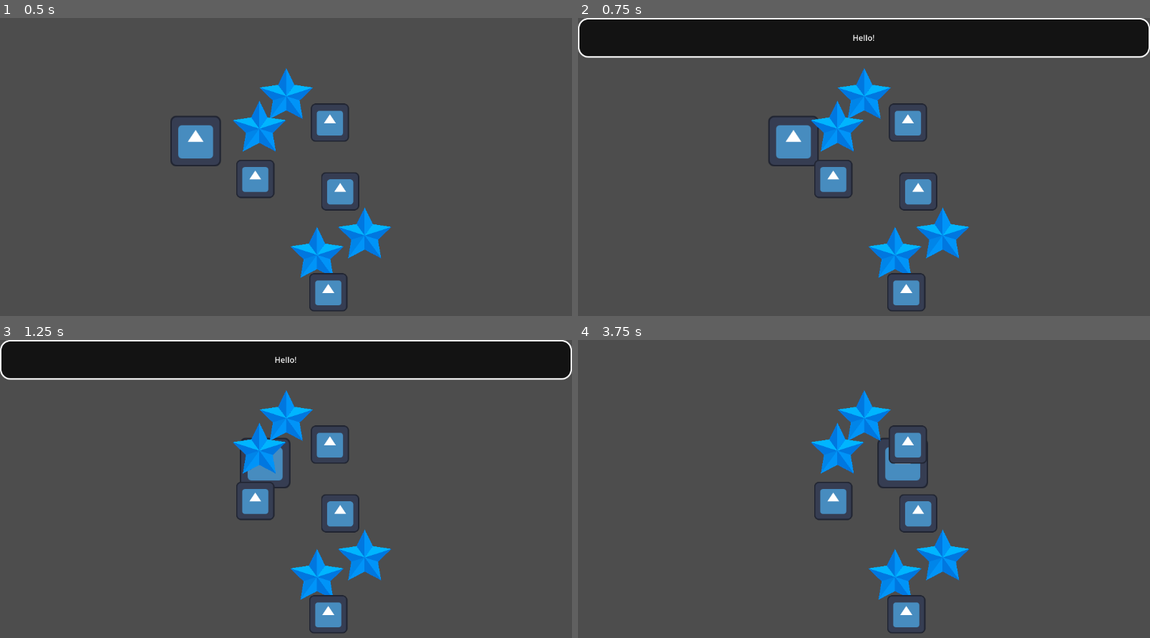
Above: before the commit, frames 1-4 (two rows, left to right).
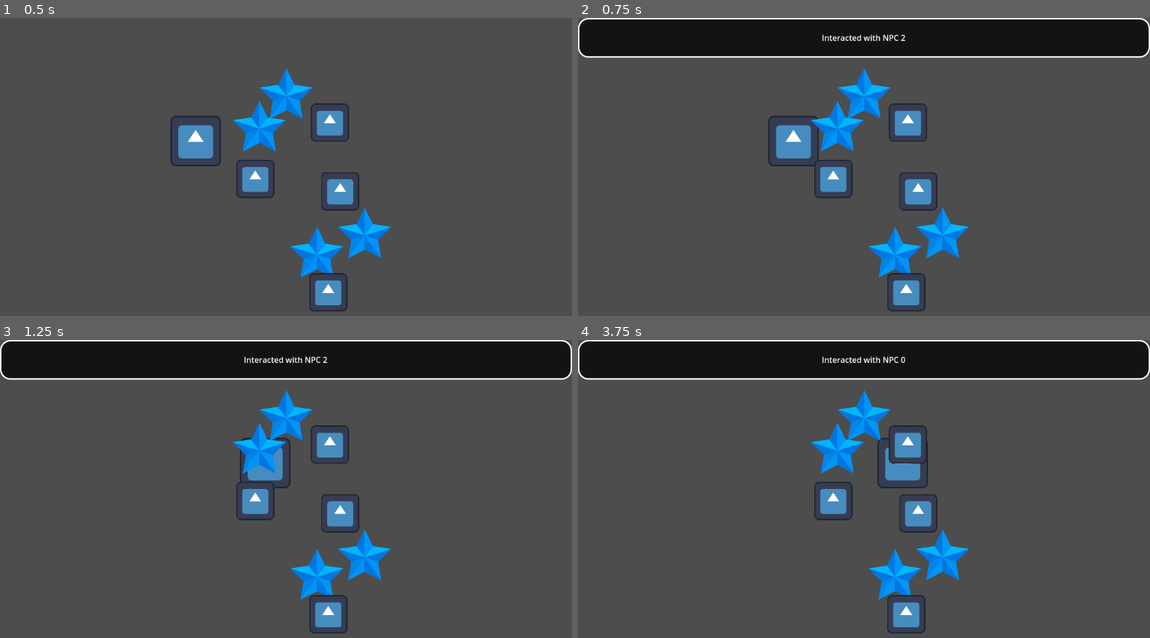
Above: after the commit, the same moments.

Repository: pranshujin/ECS-179-Final-Project
Game: Godot game, scene res://scenes/main.tscn
Same seed, same stepped clock (60 frames per second), same inputs: the game is played once before the commit and once after it. The engine's default icon, where the game draws it, is replaced by a stand-in: a white triangle on a blue panel in a dark square.
Inputs:
- Up to frame 1 (0.5 s): no input
- Up to frame 2 (0.75 s): tap Enter at 0.5 s; hold D (move_right) from 0.53 s (still down); tap E (interact) at 0.6 s
- Up to frame 3 (1.25 s): keep holding D (move_right)
- Up to frame 4 (3.75 s): release D (move_right) at 1.28 s; hold S (move_down) 1.28-2.03 s; tap E (interact) every 0.75 s from 1.35 to 3.6 s; hold D (move_right) 2.03-2.78 s; hold W (move_up) 2.78-3.53 s; hold A (move_left) from 3.53 s (still down)

Frame 1 is identical in both runs. In frame 2, 0.2% of the frame differs, in the area x 42-58%, y 5-8%; in frame 3, 0.2%; in frame 4, 13%, in the area x 0-100%, y 0-14%.

Commit message:
task complete: Implemented Godot TCP client, NPC interaction messaging, server response handling, Communication flow chart, basic message passing, and CiF testing

Diff:
--- a/godot/scenes/Main.gd
+++ b/godot/scenes/Main.gd
@@ -11,6 +11,7 @@
 var npc_scene := preload("res://scenes/NPC.tscn")
 
 var client := StreamPeerTCP.new()
+var sent_identification := false
 
 
 func _ready() -> void:
@@ -19,11 +20,65 @@
 	generate_landmarks()
 	spawn_npcs_near_landmarks()
 	connect_to_server()
+	set_process(true)
+
+
+func connect_to_server():
+	var err = client.connect_to_host("127.0.0.1", 9000)
+	if err != OK:
+		print("Could not connect to server:", err)
+		return
+
+	print("Godot connected to Node server!")
+
+
+func _process(delta):
+	client.poll()
+
+	if client.get_status() == StreamPeerTCP.STATUS_CONNECTED and not sent_identification:
+		print("Sending identification: GODOT")
+		client.put_data("GODOT\n".to_utf8_buffer())
+		sent_identification = true
+
+	if client.get_available_bytes() > 0:
+		var msg = client.get_utf8_string(client.get_available_bytes())
+		print("Received from server:", msg)
+		show_interaction_text(msg)
+
+	# --- OLD INTERACTION LOGIC (kept as comments as requested) ---
+	# if Input.is_action_just_pressed("interact"):
+	#	for i in range(npcs.size()):
+	#		var npc = npcs[i]
+	#		if player.position.distance_to(npc.position) < 200:
+	#			send_npc_interaction(i)
+	#			show_interaction_text("Interacted with NPC " + str(i))
+	#			break
+
+
+	if Input.is_action_just_pressed("interact"):
+		var closest_id := -1
+		var closest_dist := INF
+
+		for i in range(npcs.size()):
+			var dist = player.global_position.distance_to(npcs[i].global_position)
+			if dist < closest_dist:
+				closest_dist = dist
+				closest_id = i
+
+		if closest_dist < 200:
+			send_npc_interaction(closest_id)
+			show_interaction_text("Interacted with NPC " + str(closest_id))
+
+
+func send_npc_interaction(npc_id: int):
+	if client.get_status() == StreamPeerTCP.STATUS_CONNECTED:
+		var payload := "INTERACT:" + str(npc_id) + "\n"
+		client.put_data(payload.to_utf8_buffer())
+		print("Sent:", payload)
 
 
 func _style_interaction_label() -> void:
 	interaction_label.visible = false
-
 	interaction_label.anchor_left = 0.0
 	interaction_label.anchor_right = 1.0
 	interaction_label.anchor_top = 0.0
@@ -60,7 +115,6 @@
 func show_interaction_text(msg: String) -> void:
 	interaction_label.text = msg
 	interaction_label.visible = true
-
 	await get_tree().create_timer(2.0).timeout
 	interaction_label.visible = false
 
@@ -68,7 +122,6 @@
 func generate_landmarks() -> void:
 	for i in LANDMARK_COUNT:
 		var lm := Sprite2D.new()
-
 		lm.texture = preload("res://Blue_star_icon_stylized.png")
 		lm.scale = Vector2(0.05, 0.05)
 
@@ -89,20 +142,11 @@
 
 		var angle = randf() * TAU
 		var radius = randf_range(80, 120)
+		var offset = Vector2(cos(angle), sin(angle)) * radius
 
-		var offset = Vector2(cos(angle), sin(angle)) * radius
 		npc.position = lm.position + offset
 
 		add_child(npc)
 		npcs.append(npc)
 
 	print("Spawned", npcs.size(), "NPCs near landmarks")
-
-
-func connect_to_server():
-	var err = client.connect_to_host("127.0.0.1", 9000)
-	if err != OK:
-		print("Could not connect to server:", err)
-		return
-
-	print("Godot connected to Node server!")
--- a/godot/scenes/main.tscn
+++ b/godot/scenes/main.tscn
@@ -8,6 +8,8 @@
 
 [sub_resource type="RectangleShape2D" id="RectangleShape2D_jyhfs"]
 size = Vector2(156.24997, 136.24998)
+
+[sub_resource type="LabelSettings" id="LabelSettings_tbgi4"]
 
 [node name="Main" type="Node2D"]
 script = ExtResource("1_tbgi4")
@@ -48,3 +50,4 @@
 visible = false
 offset_right = 40.0
 offset_bottom = 23.0
+label_settings = SubResource("LabelSettings_tbgi4")
--- a/godot/scripts/NPC.gd
+++ b/godot/scripts/NPC.gd
@@ -2,7 +2,3 @@
 
 func _ready():
 	add_to_group("npc")
-
-func interact(player):
-	var main = get_tree().get_root().get_node("Main")
-	main.show_interaction_text("Hello!")
--- a/godot/scripts/Player.gd
+++ b/godot/scripts/Player.gd
@@ -15,26 +15,7 @@
 	if Input.is_action_pressed("move_up"):
 		input_vector.y -= 1
 
-	if Input.is_action_just_pressed("interact"):
-		check_npc_interaction()
 
 	input_vector = input_vector.normalized()
 	velocity = input_vector * SPEED
 	move_and_slide()
-
-
-func check_npc_interaction():
-	var npcs = get_tree().get_nodes_in_group("npc")
-	var closest_npc: CharacterBody2D = null
-	var closest_dist: float = INF
-
-	for npc in npcs:
-		var dist = global_position.distance_to(npc.global_position)
-		if dist < INTERACT_RANGE and dist < closest_dist:
-			closest_dist = dist
-			closest_npc = npc
-
-	if closest_npc != null:
-		closest_npc.interact(self)
-	else:
-		print("No NPCs nearby.")
Not shown: 1 places in godot/scenes/main.tscn that only renumber resources
Not shown, added: Communication Flow.md
Not shown, added: Flowcharts_Folder/Godot&CiF.png
Not shown, added: NodeServer/build/ensemble.js
Not shown, added: NodeServer/cif_agent_test.js
Not shown, added: NodeServer/cif_test.js
Not shown, changed: NodeServer/server.js
